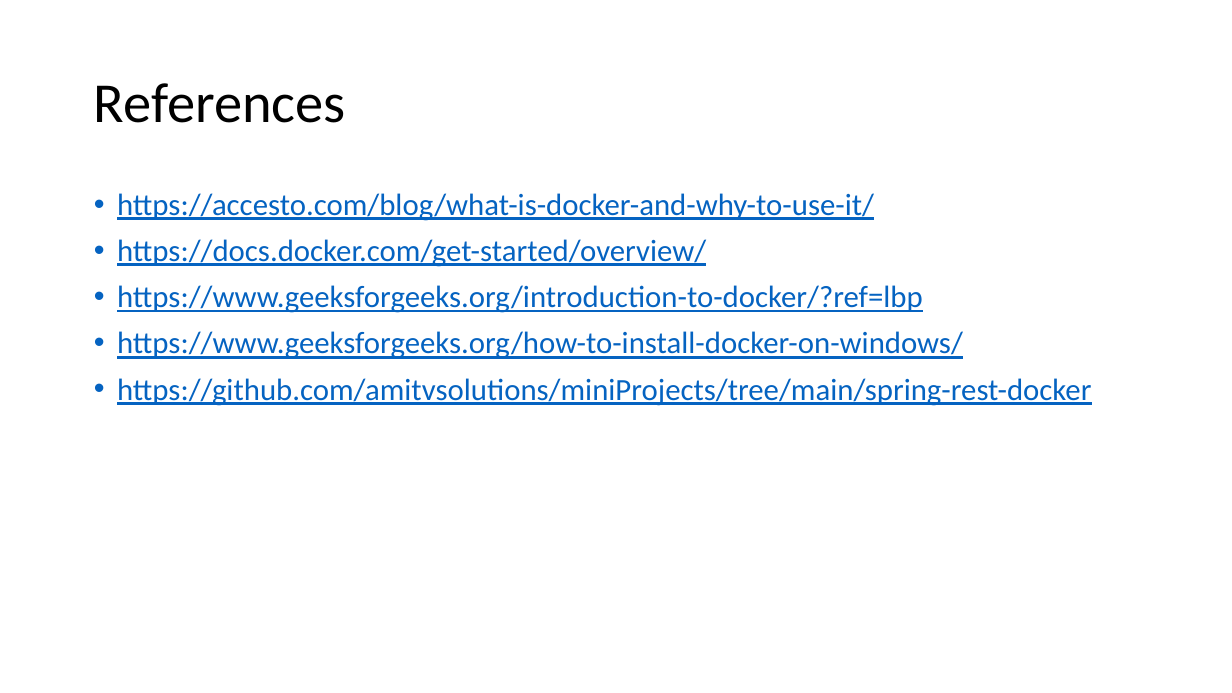
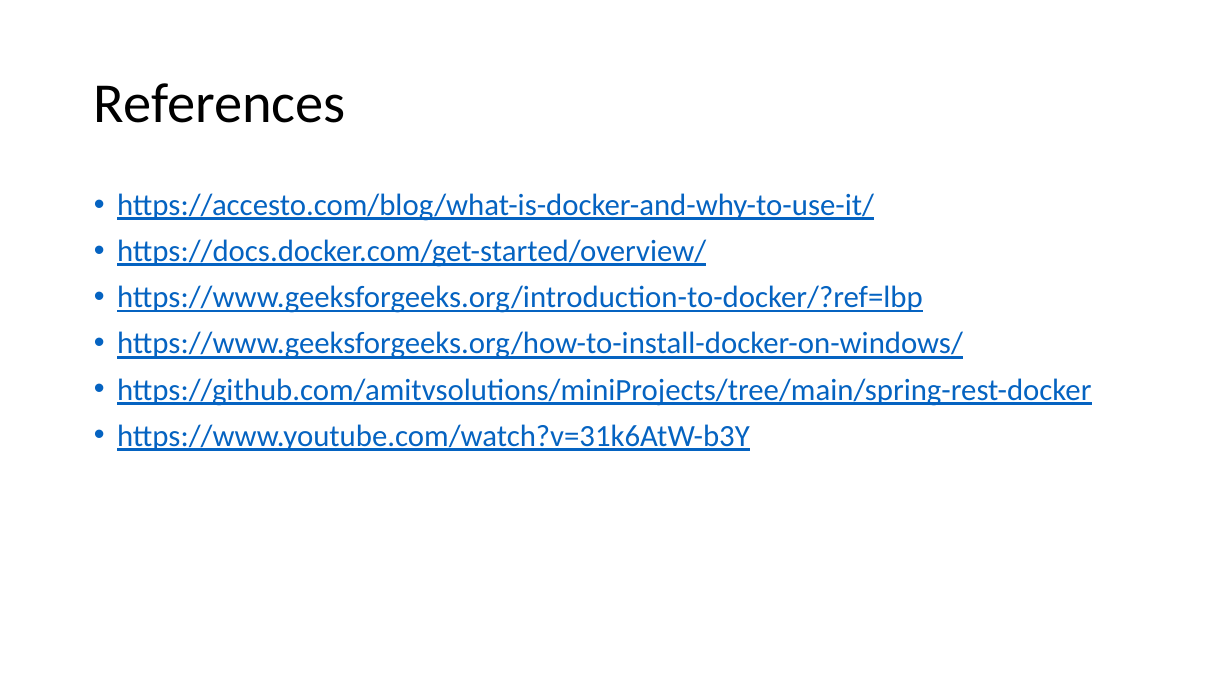
Before and after one commit to amitvsolutions/miniProjects, a slide deck: slide 35 of dockerDemoWorskshop1/Docker_Workshop.pptx. Drawn at 1232x693 pixels with LibreOffice and Linux fonts; fonts in the diff are those of the drawing. Boxes give left, top, right and bottom in pixels: in the first picture for what was removed or moved away, otherwise in the second. Text is boxed around its words. In the diff, an @@ line names an element or a change of style, - is before the commit and + after.

Commit message:
docker workshop updated

```diff
--- a/dockerDemoWorskshop1/Docker_Workshop.pptx
+++ b/dockerDemoWorskshop1/Docker_Workshop.pptx
@@ text at box(117, 424, 750, 451): paragraph added @@
+• https://www.youtube.com/watch?v=31k6AtW-b3Y
```
